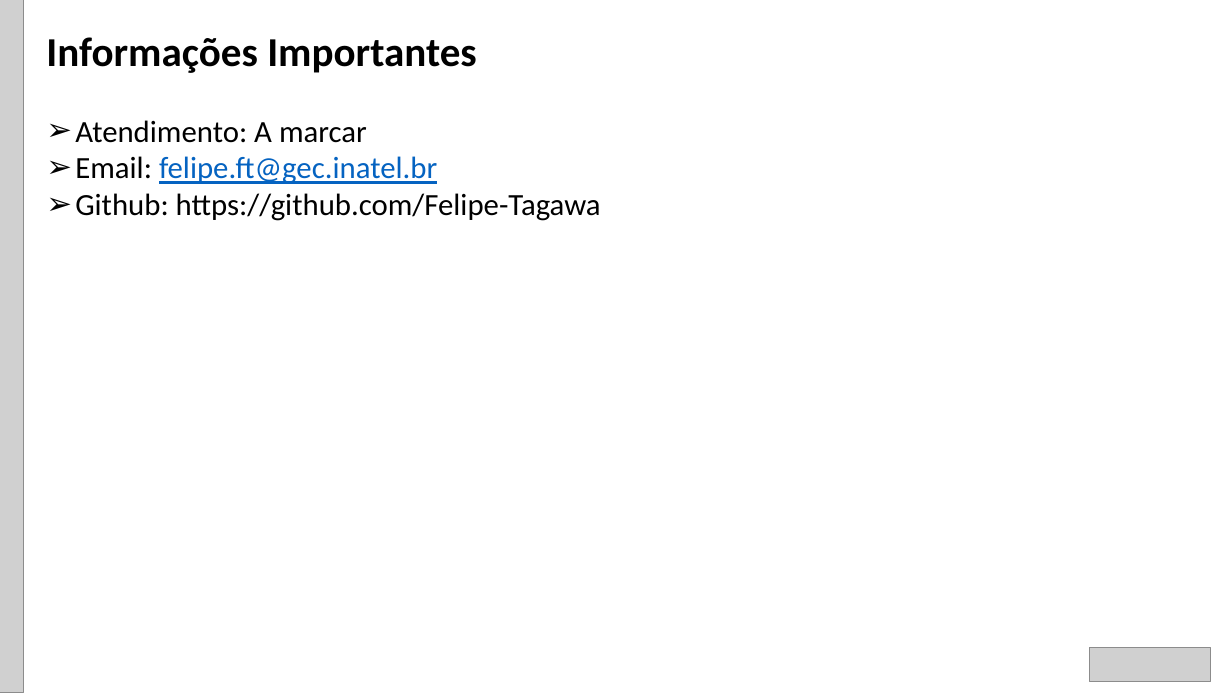
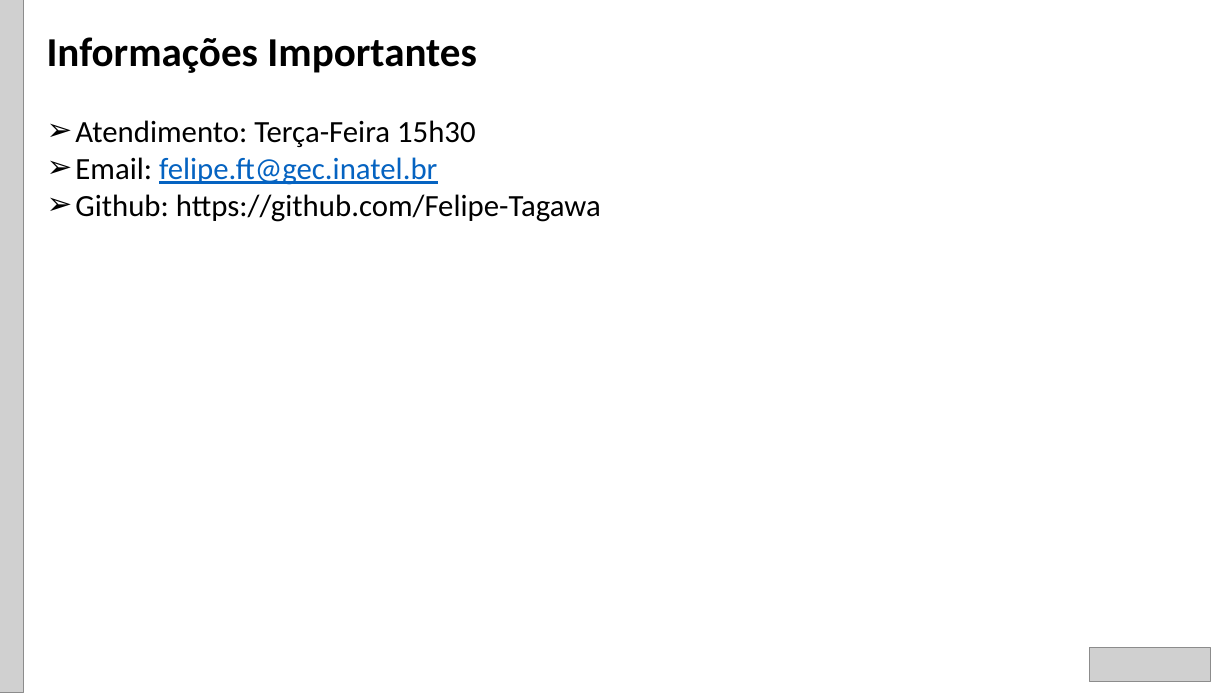
Before and after one commit to Felipe-Tagawa/C07-Monitoria, a slide deck: slide 2 of Aula 1/Apresentação da Disciplina.pptx. Drawn at 1232x693 pixels with LibreOffice and Linux fonts; fonts in the diff are those of the drawing; grey boxes stand for pictures. Boxes give left, top, right and bottom in pixels: in the first picture for what was removed or moved away, otherwise in the second. Text is boxed around its words. In the diff, an @@ line names an element or a change of style, - is before the commit and + after.

```diff
--- a/Aula 1/Apresentação da Disciplina.pptx
+++ b/Aula 1/Apresentação da Disciplina.pptx
@@ text at (75,120,476,147): text changed @@
-➢ Atendimento: A marcar
+➢ Atendimento: Terça-Feira 15h30
```
Also in this commit, not shown: 1 other slide changed, 2 slides added, 5 other files.
